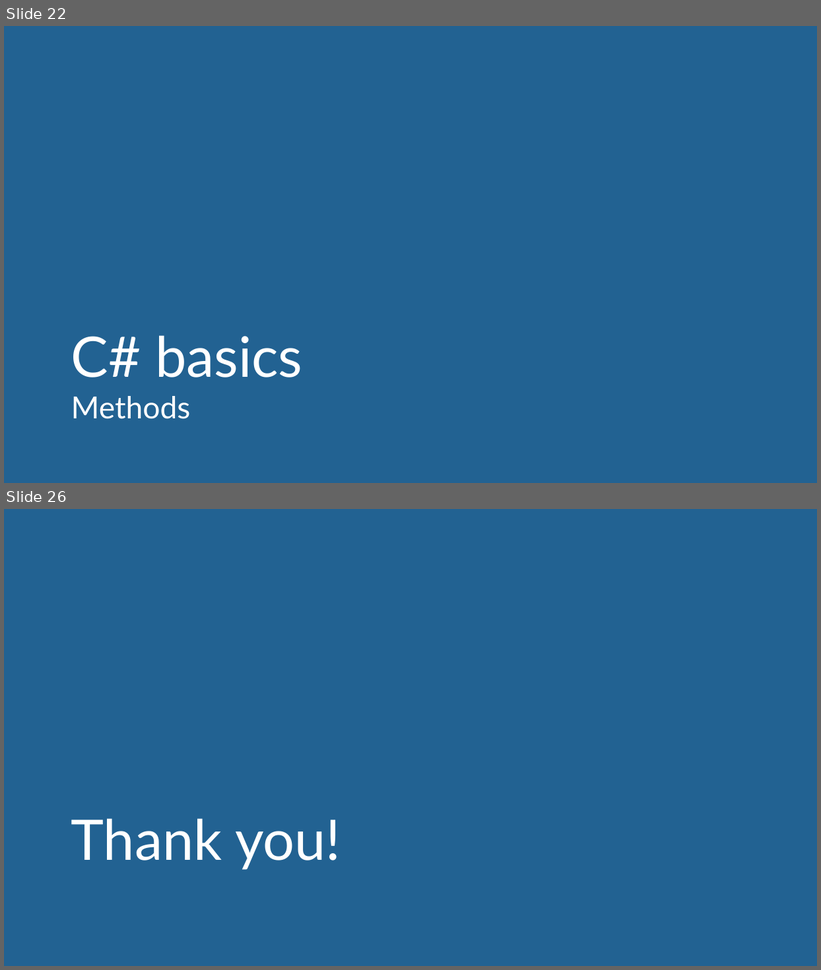
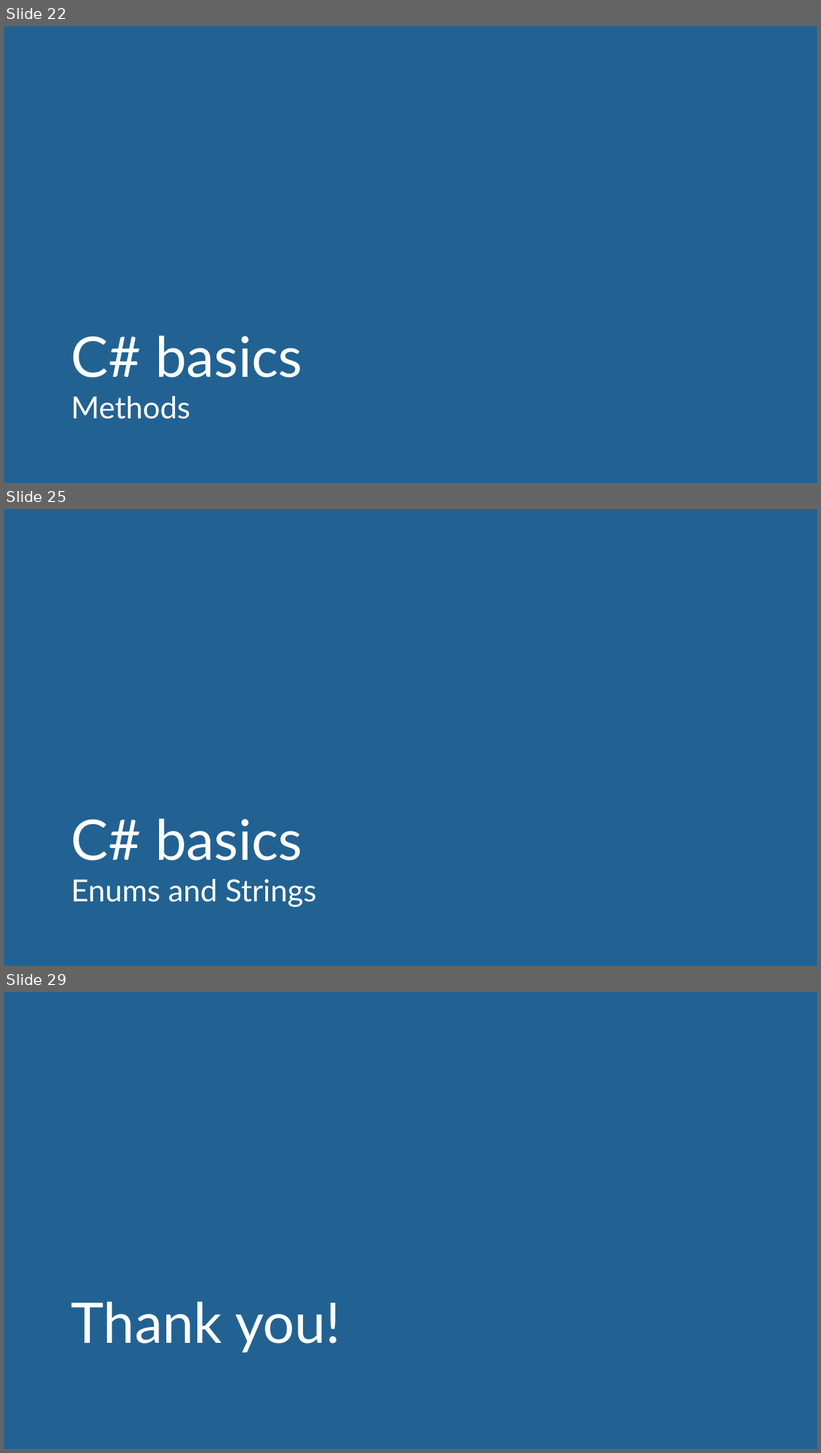
Before and after one commit to user-yalif/ITLeadersCourseAlifanov, a slide deck: Alifanov.ITLeadersCourse/Automated framework with C#.pptx. Shown one above the other, each under a label of ours: slides 22 and 26 before the commit, slides 22, 25 and 29 after it; the slides between them are not shown. The pictures are 821x970 and 821x1453 pixels, drawn with LibreOffice and Linux fonts; fonts in the diff are those of the drawing. Boxes give left, top, right and bottom in pixels: in the first picture for what was removed or moved away, otherwise in the second. Text is boxed around its words. In the diff, an @@ line names an element or a change of style, - is before the commit and + after.

```diff
--- a/Alifanov.ITLeadersCourse/Automated framework with C#.pptx
+++ b/Alifanov.ITLeadersCourse/Automated framework with C#.pptx
@@ slide 25 added at [4, 509, 817, 966], background #FFFFFF; not listed: 10 template elements that a slide beside it also shows @@
@@ title added at [4, 509, 817, 966], fill #226292, 36 pt, text #FFFFFF @@
+C# basics
+Enums and Strings
@@ what was slide 26 is now slide 29 @@
```
Also in this commit, not shown: 16 slides changed, 2 other slides added.
